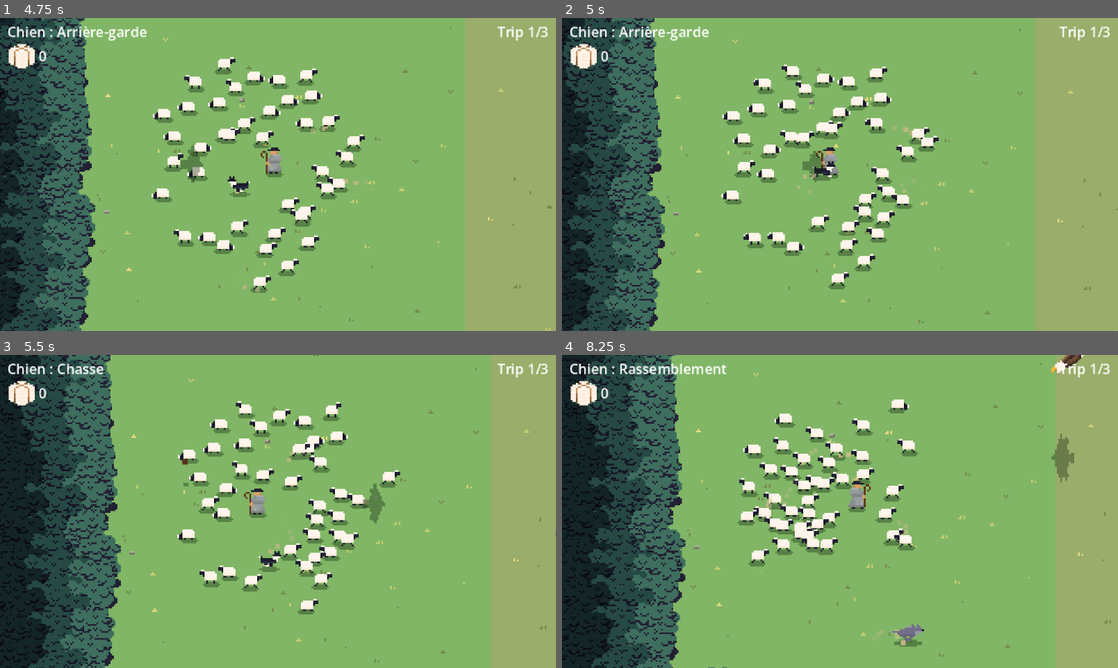
Above: before the commit, frames 1-4 (two rows, left to right).
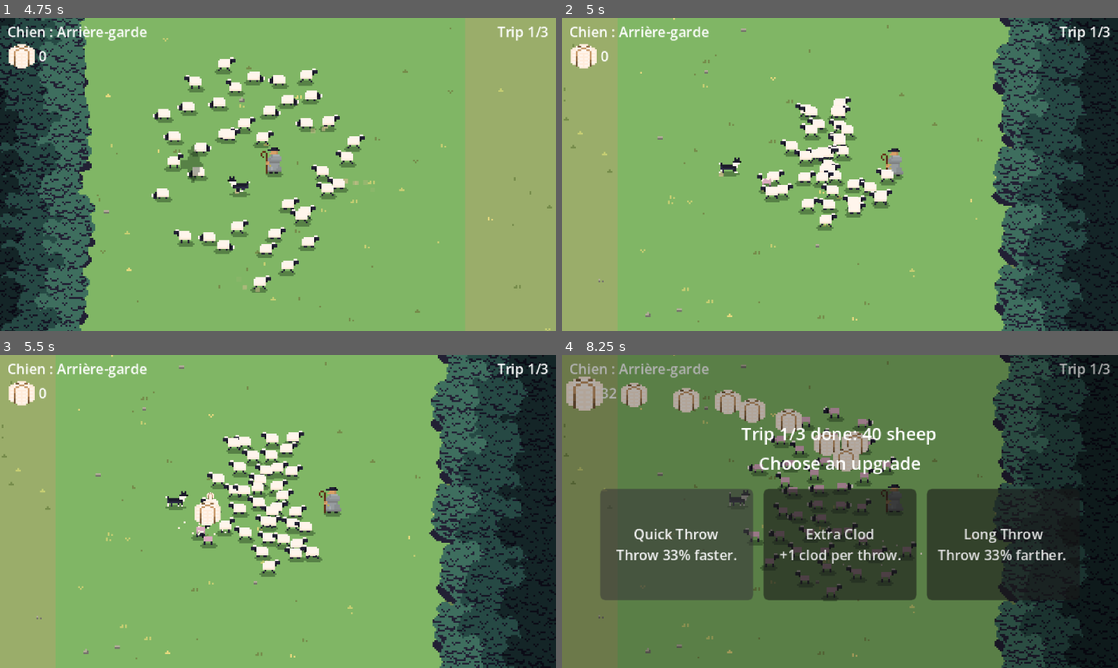
Above: after the commit, the same moments.

Repository: jaimegomesparente/wooly-caravan
Game: Godot game, scene res://scenes/main/main.tscn
Two runs of this game, one before a commit and one after it. Both use one fixed random seed, a clock stepped at 60 frames per second and the inputs below.
Inputs (mouse positions are in pixels of both pictures, inside the frame that each line leads up to):
- Up to frame 1 (4.75 s): move the mouse to (400, 158) at 0.52 s; hold Right (move_right) 0.53-1.28 s; tap Space (dog_mode) at 0.6, 1.35, 2.3, 3.8, 4.55 s; move the mouse to (166, 190) at 1.27 s; hold Down (move_down) 1.28-2.03 s; move the mouse to (333, 105) at 2.02 s; hold Right (move_right) 2.03-2.75 s; hold P (pick_power) 2.03-2.75 s; click "Heavy Clod +1 damage, bigger …" at 2.75 s; move the mouse to (250, 237) at 3.52 s; hold Up (move_up) 3.53-4.28 s; tap E (spawn_eagle) at 3.6 s; move the mouse to (444, 221) at 4.27 s; hold Left (move_left) from 4.28 s (still down); tap L (spawn_wolf) at 4.35 s
- Up to frame 2 (5 s): keep holding Left (move_left); tap N (skip_trip, bound only after the commit) at 4.9 s
- Up to frame 3 (5.5 s): keep holding Left (move_left); move the mouse to (111, 464) at 5.02 s; click (111, 464) at 5.1 s; tap Space (dog_mode) at 5.3 s
- Up to frame 4 (8.25 s): move the mouse to (867, 511) at 5.77 s; release Left (move_left) at 5.78 s; hold Down (move_down) 5.78-6.53 s; hold Mouse wheel up (zoom_in) 5.78-6.53 s; tap Space (dog_mode) at 6.05, 6.8, 7.35, 8.1 s; move the mouse to (756, 433) at 6.52 s; hold Right (move_right) 6.53-7.28 s; tap Mouse wheel down (zoom_out) at 6.6 s; move the mouse to (962, 495) at 7.27 s; hold Up (move_up) 7.28-8.03 s; move the mouse to (728, 527) at 8.02 s; hold Right (move_right) from 8.03 s (still down)

Frame 1 is identical in both runs. In frame 2, 46% of the frame differs, in the area x 0-100%, y 0-100%; in frame 3, 51%; in frame 4, 99%.

Commit message:
feat(main): N skips straight to the end pasture (testing aid)

Diff:
--- a/entities/sheep/sheep.gd
+++ b/entities/sheep/sheep.gd
@@ -212,6 +212,14 @@
 	_shear_hop = SHEAR_HOP_TIME
 
 
+## Moved at once (testing aid): settles there.
+func teleport(point: Vector2) -> void:
+	global_position = point
+	reset_physics_interpolation()
+	_guide = null
+	_enter_rest()
+
+
 ## Called by the enemy when the shepherd frees this sheep: it rejoins the flock.
 func release() -> void:
 	_scare_point = _captor.global_position if _captor else global_position
--- a/entities/shepherd/shepherd.gd
+++ b/entities/shepherd/shepherd.gd
@@ -72,6 +72,13 @@
 	_sprite.play(&"call")
 
 
+## Moved at once (testing aid): the trail starts afresh there.
+func teleport(point: Vector2) -> void:
+	global_position = point
+	_trail.clear()
+	reset_physics_interpolation()
+
+
 ## The point of the trail `distance_behind` px behind the shepherd, measured along his path.
 func trail_point(distance_behind: float) -> Vector2:
 	var remaining := distance_behind
--- a/project.godot
+++ b/project.godot
@@ -15,6 +15,10 @@
 config/features=PackedStringArray("4.7", "Forward Plus")
 config/icon="res://icon.svg"
 
+[autoload]
+
+RunManager="*res://autoload/run_manager.gd"
+
 [display]
 
 window/size/viewport_width=320
@@ -23,10 +27,6 @@
 window/size/window_height_override=720
 window/stretch/mode="canvas_items"
 window/stretch/scale_mode="integer"
-
-[autoload]
-
-RunManager="*res://autoload/run_manager.gd"
 
 [input]
 
@@ -96,6 +96,11 @@
 "events": [Object(InputEventKey,"resource_local_to_scene":false,"resource_name":"","device":-1,"window_id":0,"alt_press …(190 unchanged characters)…
 ]
 }
+skip_trip={
+"deadzone": 0.2,
+"events": [Object(InputEventKey,"resource_local_to_scene":false,"resource_name":"","device":-1,"window_id":0,"alt_pressed":false,"shift_pressed":false,"ctrl_pressed":false,"meta_pressed":false,"pressed":false,"keycode":0,"physical_keycode":78,"key_label":0,"unicode":0,"location":0,"echo":false,"script":null)
+]
+}
 spawn_wolf={
 "deadzone": 0.2,
 "events": [Object(InputEventKey,"resource_local_to_scene":false,"resource_name":"","device":-1,"window_id":0,"alt_press …(190 unchanged characters)…
--- a/scenes/main/flock_camera.gd
+++ b/scenes/main/flock_camera.gd
@@ -6,6 +6,8 @@
 @export var max_lean: float = 60.0
 ## Higher = the camera catches up faster.
 @export var smoothing: float = 3.0
+## A target farther than this (px) is jumped to at once (the N testing aid moves everyone).
+@export var snap_distance: float = 400.0
 ## Zoom steps for testing (mouse wheel / keypad + -), only while the F3 debug overlay is on:
 ## 1 = normal, lower = see more. Back to 1 when the overlay is turned off.
 @export var zoom_levels: Array[float] = [1.0, 0.75, 0.5, 0.35, 0.25]
@@ -21,7 +23,12 @@
 
 # Physics tick, like the bodies it follows; physics interpolation smooths both between ticks.
 func _physics_process(delta: float) -> void:
-	_focus = _focus.lerp(_target(), 1.0 - exp(-smoothing * delta))
+	var target := _target()
+	if _focus.distance_to(target) > snap_distance:
+		_focus = target
+		global_position = _focus
+		reset_physics_interpolation()
+	_focus = _focus.lerp(target, 1.0 - exp(-smoothing * delta))
 	global_position = _focus
 	if not Sheep.debug_draw and _zoom_index != 0:
 		_zoom_index = 0
--- a/scenes/main/trip.gd
+++ b/scenes/main/trip.gd
@@ -1,7 +1,8 @@
 class_name Trip
 extends Node
 ## One trip: ends when every remaining sheep stands in the end pasture (none being dragged away),
-## or when no sheep is left. Reports the result.
+## or when no sheep is left. Reports the result. N (testing aid) takes the whole flock, the shepherd
+## and the dog straight to the end pasture.
 
 signal finished(arrived: bool, saved: int, total: int)
 
@@ -14,6 +15,31 @@
 	_total = total
 	_lost = 0
 	_running = true
+
+
+## Spread of the flock (px) around the middle of the end pasture after N.
+const SKIP_RADIUS := 40.0
+
+
+func _unhandled_input(event: InputEvent) -> void:
+	if _running and not get_tree().paused and event.is_action_pressed("skip_trip"):
+		_skip_to_pasture()
+
+
+## The enemies run off (dropping any sheep), then everyone is moved to the end pasture.
+func _skip_to_pasture() -> void:
+	var ground := get_tree().get_first_node_in_group("trail") as Ground
+	if ground == null:
+		return
+	get_tree().call_group("enemy", "scare")
+	var middle := Vector2(ground.length - ground.patch_width * 0.5, ground.height * 0.5)
+	for shepherd: Shepherd in get_tree().get_nodes_in_group("shepherd"):
+		shepherd.teleport(middle + Vector2(SKIP_RADIUS, 0))
+	for dog: Dog in get_tree().get_nodes_in_group("dog"):
+		dog.global_position = middle - Vector2(SKIP_RADIUS * 1.5, 0)
+		dog.reset_physics_interpolation()
+	for sheep: Sheep in get_tree().get_nodes_in_group("sheep"):
+		sheep.teleport(middle + Vector2.from_angle(randf() * TAU) * randf() * SKIP_RADIUS)
 
 
 func on_sheep_lost(_sheep: Sheep) -> void:
Not shown, changed: CLAUDE.md
